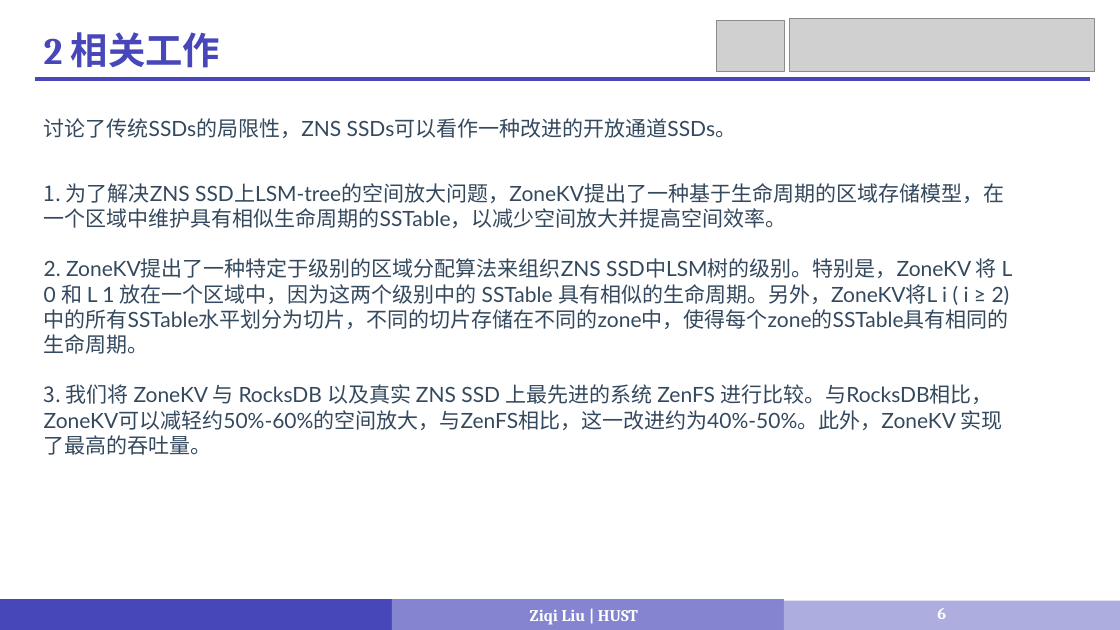
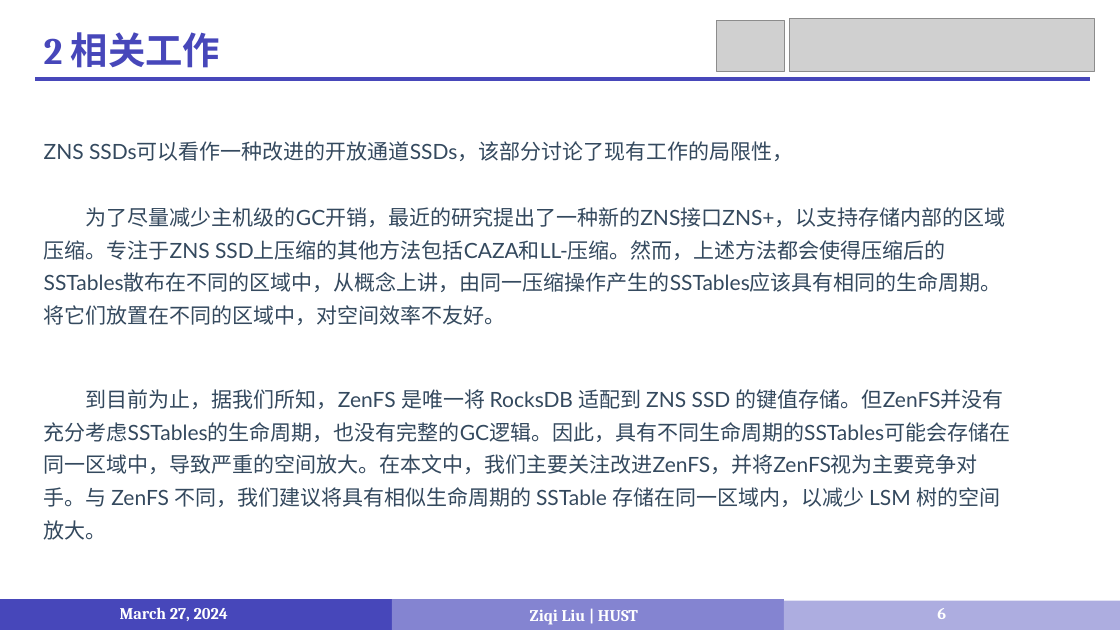
Before and after one commit to LiuziqiOvO/md, a slide deck: slide 6 of Paper/报告/5_ZoneKV .pptx. Drawn at 1120x630 pixels with LibreOffice and Linux fonts; fonts in the diff are those of the drawing; grey boxes stand for pictures. Boxes give left, top, right and bottom in pixels: in the first picture for what was removed or moved away, otherwise in the second. Text is boxed around its words. In the diff, an @@ line names an element or a change of style, - is before the commit and + after.

```diff
--- a/Paper/报告/5_ZoneKV .pptx
+++ b/Paper/报告/5_ZoneKV .pptx
@@ text at <box>44,141,1011,540</box>: text changed @@
-讨论了传统SSDs的局限性，ZNS SSDs可以看作一种改进的开放通道SSDs。
-1. 为了解决ZNS SSD上LSM-tree的空间放大问题，ZoneKV提出了一种基于生命周期的区域存储模型，在一个区域中维护具有相似生命周期的SSTable，以减少空间放大并提高空间效率。
-2. ZoneKV提出了一种特定于级别的区域分配算法来组织ZNS SSD中LSM树的级别。特别是，ZoneKV 将 L 0 和 L 1 放在一个区域中，因为这两个级别中的 SSTable 具有相似的生命周期。另外，ZoneKV将L i ( i ≥ 2)中的所有SSTable水平划分为切片，不同的切片存储在不同的zone中，使得每个zone的SSTable具有相同的生命周期。
-3. 我们将 ZoneKV 与 RocksDB 以及真实 ZNS SSD 上最先进的系统 ZenFS 进行比较。与RocksDB相比，ZoneKV可以减轻约50%-60%的空间放大，与ZenFS相比，这一改进约为40%-50%。此外，ZoneKV 实现了最高的吞吐量。
+ZNS SSDs可以看作一种改进的开放通道SSDs，该部分讨论了现有工作的局限性，
+为了尽量减少主机级的GC开销，最近的研究提出了一种新的ZNS接口ZNS+，以支持存储内部的区域压缩。专注于ZNS SSD上压缩的其他方法包括CAZA和LL-压缩。然而，上述方法都会使得压缩后的SSTables散布在不同的区域中，从概念上讲，由同一压缩操作产生的SSTables应该具有相同的生命周期。将它们放置在不同的区域中，对空间效率不友好。
+到目前为止，据我们所知，ZenFS 是唯一将 RocksDB 适配到 ZNS SSD 的键值存储。但ZenFS并没有充分考虑SSTables的生命周期，也没有完整的GC逻辑。因此，具有不同生命周期的SSTables可能会存储在同一区域中，导致严重的空间放大。在本文中，我们主要关注改进ZenFS，并将ZenFS视为主要竞争对手。与 ZenFS 不同，我们建议将具有相似生命周期的 SSTable 存储在同一区域内，以减少 LSM 树的空间放大。
@@ text added at <box>120,607,228,621</box>, 14 pt, text #FFFFFF, bold @@
+March 27, 2024
```
Also in this commit, not shown: 10 other slides changed, 10 slides removed, 5 other files.
